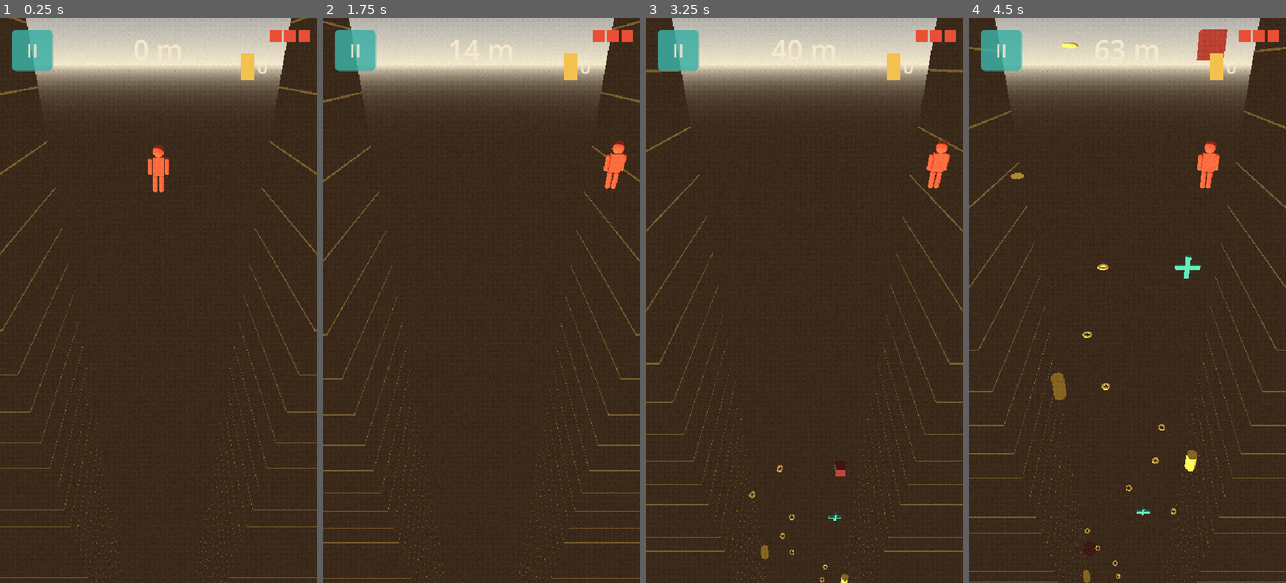
Above: before the commit, frames 1-4 (left to right).
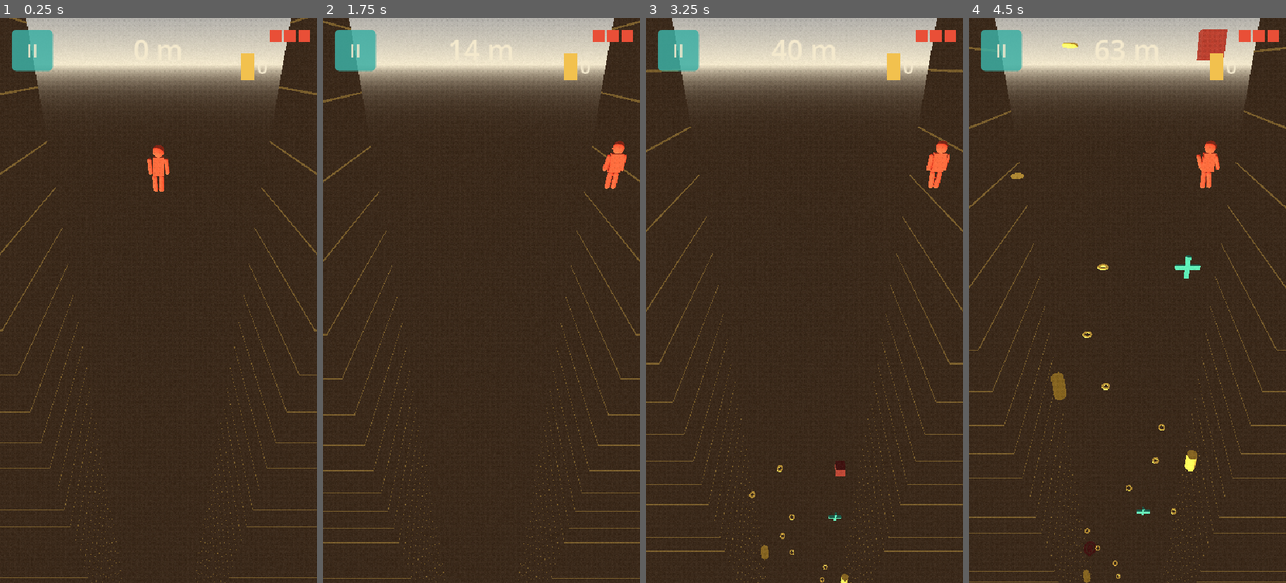
Above: after the commit, the same moments.

Repository: quvntvn/Hyperdive
Game: Godot game, scene res://scenes/game/main_game.tscn
The game is run twice, just before and just after one commit, with the same random seed, the same clock (stepped at 60 frames per second) and the same inputs. This scene is started directly instead of the project's main scene.
Inputs (mouse positions are in pixels of both pictures, inside the frame that each line leads up to):
- Up to frame 1 (0.25 s): no input
- Up to frame 2 (1.75 s): tap Enter at 0.5 s; move the mouse to (551, 272) at 0.52 s; hold D (move_right) 0.53-1.25 s; tap 1 at 0.6 s; click (551, 272) at 0.67 s; drag from (418, 328) to (465, 413) at 1.27 s
- Up to frame 3 (3.25 s): move the mouse to (836, 176) at 2.02 s; hold D (move_right) 2.03-2.75 s; tap 3 at 2.1 s; drag from (788, 413) to (709, 215) at 2.77 s
- Up to frame 4 (4.5 s): move the mouse to (1222, 385) at 3.52 s; hold A (move_left) 3.53-4.25 s; tap 2 at 3.6 s; drag from (1032, 215) to (1079, 159) at 4.27 s

The runs differ from the first frame. In frame 1, less than 0.1% of the frame differs, in the area x 46-54%, y 24-31%; in frame 2, less than 0.1%; in frame 3, less than 0.1%; in frame 4, less than 0.1%, in the area x 71-80%, y 23-31%.

Commit message:
feat(player): sway procédural des membres (mouvement naturel pendant la chute)
Co-Authored-By: Claude Sonnet 4.6 <noreply@anthropic.com>

Diff:
--- a/hyperdive/scripts/player/player.gd
+++ b/hyperdive/scripts/player/player.gd
@@ -22,6 +22,8 @@
 var _base_skin_color: Color = Color.WHITE
 var _trail_gradient: Gradient
 var _trail_node: GPUParticles3D
+var _sway_time: float = 0.0
+var _jolt: float = 0.0
 
 signal life_lost(remaining_lives: int)
 signal game_over
@@ -293,3 +295,28 @@
 	if linear_velocity.y < -MAX_FALL_SPEED:
 		linear_velocity.y = -MAX_FALL_SPEED
 	Audio.set_whoosh_intensity(linear_velocity.y)
+
+func _process(delta: float) -> void:
+	if _is_dead or _parachute_active:
+		return
+	_sway_time += delta
+	_jolt = move_toward(_jolt, 0.0, delta * 4.0)
+	var lateral: float = linear_velocity.x
+	# speed, phase, z_amp, x_amp, lat_z, jolt_z, jolt_x
+	_apply_limb_sway($Character/ArmLeft,  lateral, delta, 3.1, 0.0, 14.0, 6.0, -1.2,  18.0,   5.0)
+	_apply_limb_sway($Character/ArmRight, lateral, delta, 2.8, 1.7, 12.0, 7.0, -1.2, -15.0,  -8.0)
+	_apply_limb_sway($Character/LegLeft,  lateral, delta, 2.3, 0.9,  6.0, 7.0, -0.5,  10.0,  12.0)
+	_apply_limb_sway($Character/LegRight, lateral, delta, 2.6, 2.4,  5.0, 8.0, -0.5,  -8.0, -10.0)
+	_apply_limb_sway($Character/Head,     lateral, delta, 1.8, 3.2,  5.0, 3.0, -0.4,   8.0,   3.0)
+
+func _apply_limb_sway(node: Node3D, lateral: float, delta: float,
+		speed: float, phase: float,
+		z_amp: float, x_amp: float, lat_z: float,
+		jolt_z: float, jolt_x: float) -> void:
+	var s: float = sin(_sway_time * speed + phase)
+	var target := Vector3(
+		s * x_amp + _jolt * jolt_x,
+		0.0,
+		s * z_amp + lateral * lat_z + _jolt * jolt_z
+	)
+	node.rotation_degrees = node.rotation_degrees.lerp(target, delta * 8.0)
